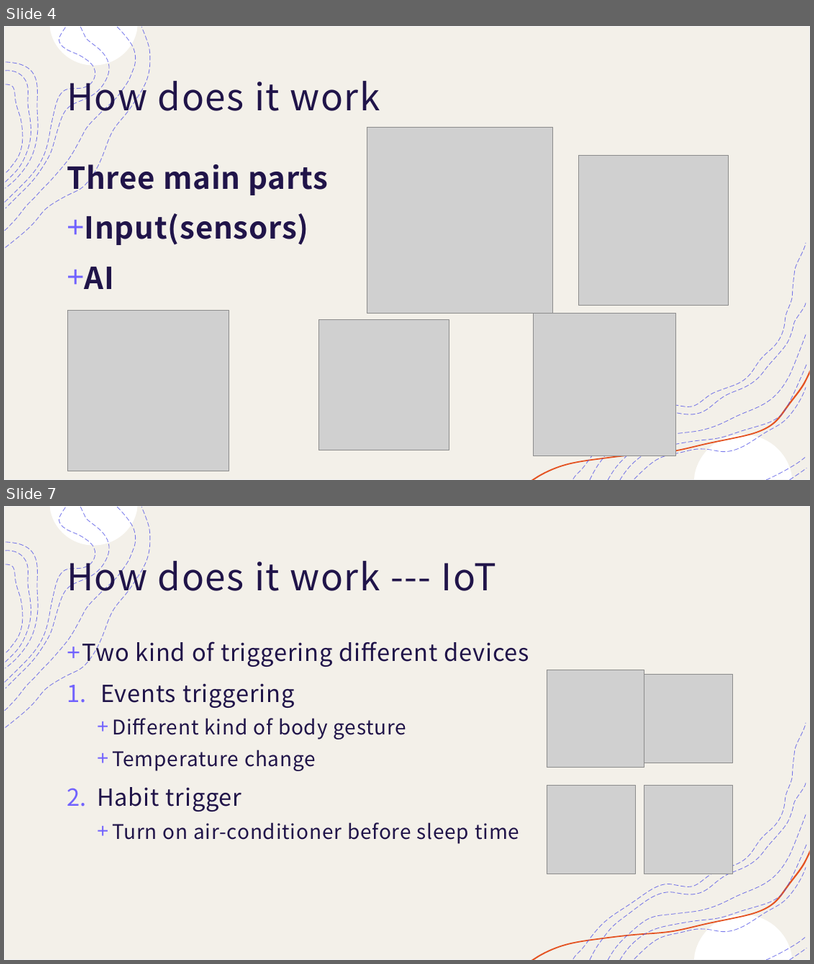
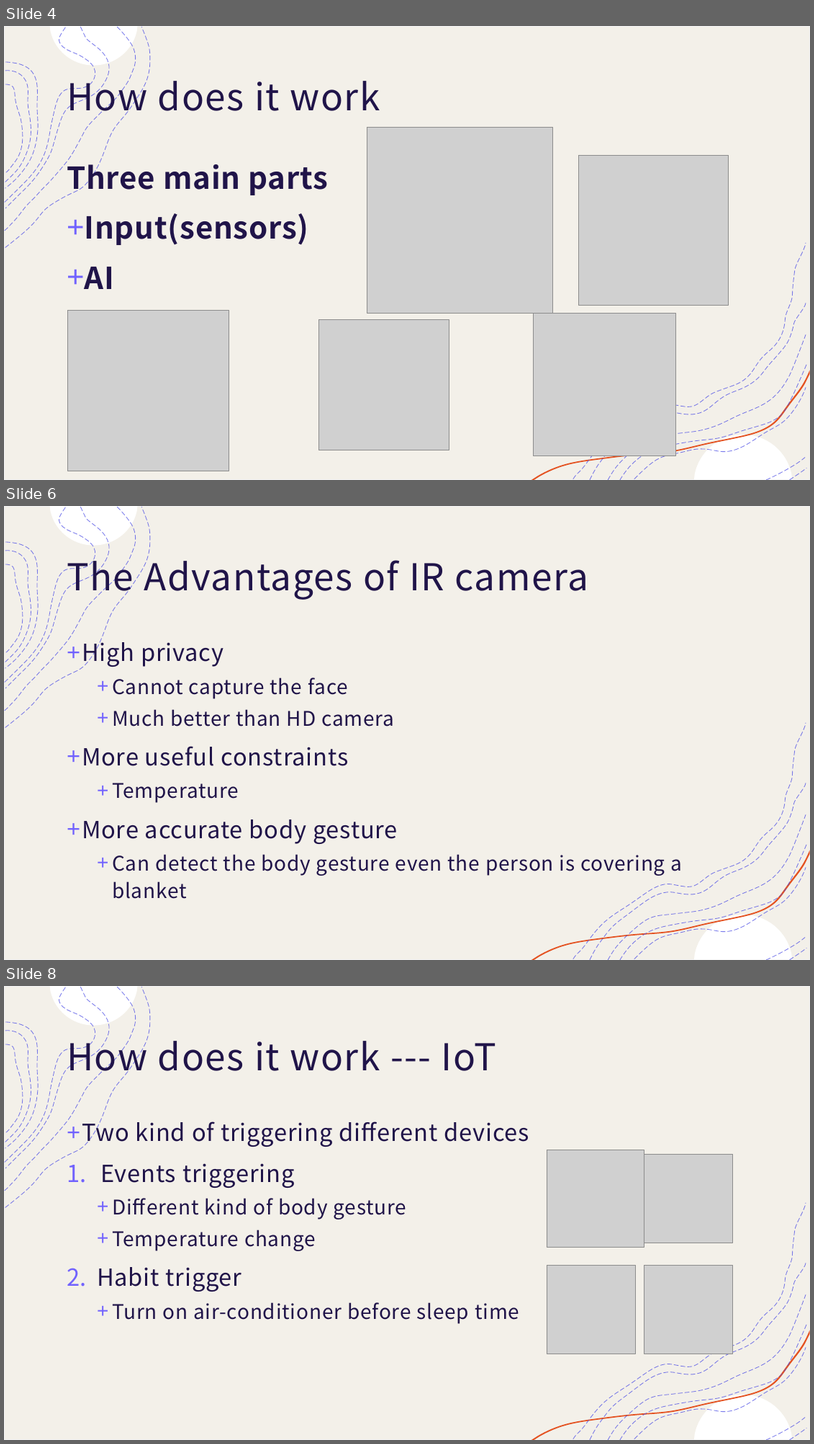
Before and after one commit to smarttommyau/aiot_bedroom, a slide deck: project_documents/AIOT bedroom.pptx. Shown one above the other, each under a label of ours: slides 4 and 7 before the commit, slides 4, 6 and 8 after it; the slides between them are not shown. The pictures are 814x964 and 814x1444 pixels, drawn with LibreOffice and Linux fonts; fonts in the diff are those of the drawing; grey boxes stand for pictures. Boxes give left, top, right and bottom in pixels: in the first picture for what was removed or moved away, otherwise in the second. Text is boxed around its words. In the diff, an @@ line names an element or a change of style, - is before the commit and + after.

```diff
--- a/project_documents/AIOT bedroom.pptx
+++ b/project_documents/AIOT bedroom.pptx
@@ slide 6 added at [4,506,810,960], background #FFFFFF; not listed: 18 template elements that a slide beside it also shows @@
@@ title added at [67,553,589,600], 44 pt, text #201449 @@
+The Advantages of IR camera
@@ text added at [82,638,683,898], 24 pt, text #201449 @@
++ High privacy
+  + Cannot capture the face
+  + Much better than HD camera
++ More useful constraints
+  + Temperature
++ More accurate body gesture
+  + Can detect the body gesture even the person is covering a blanket
@@ what was slide 7 is now slide 8 @@
```
Also in this commit, not shown: 2 slides changed, 1 other slide added.
